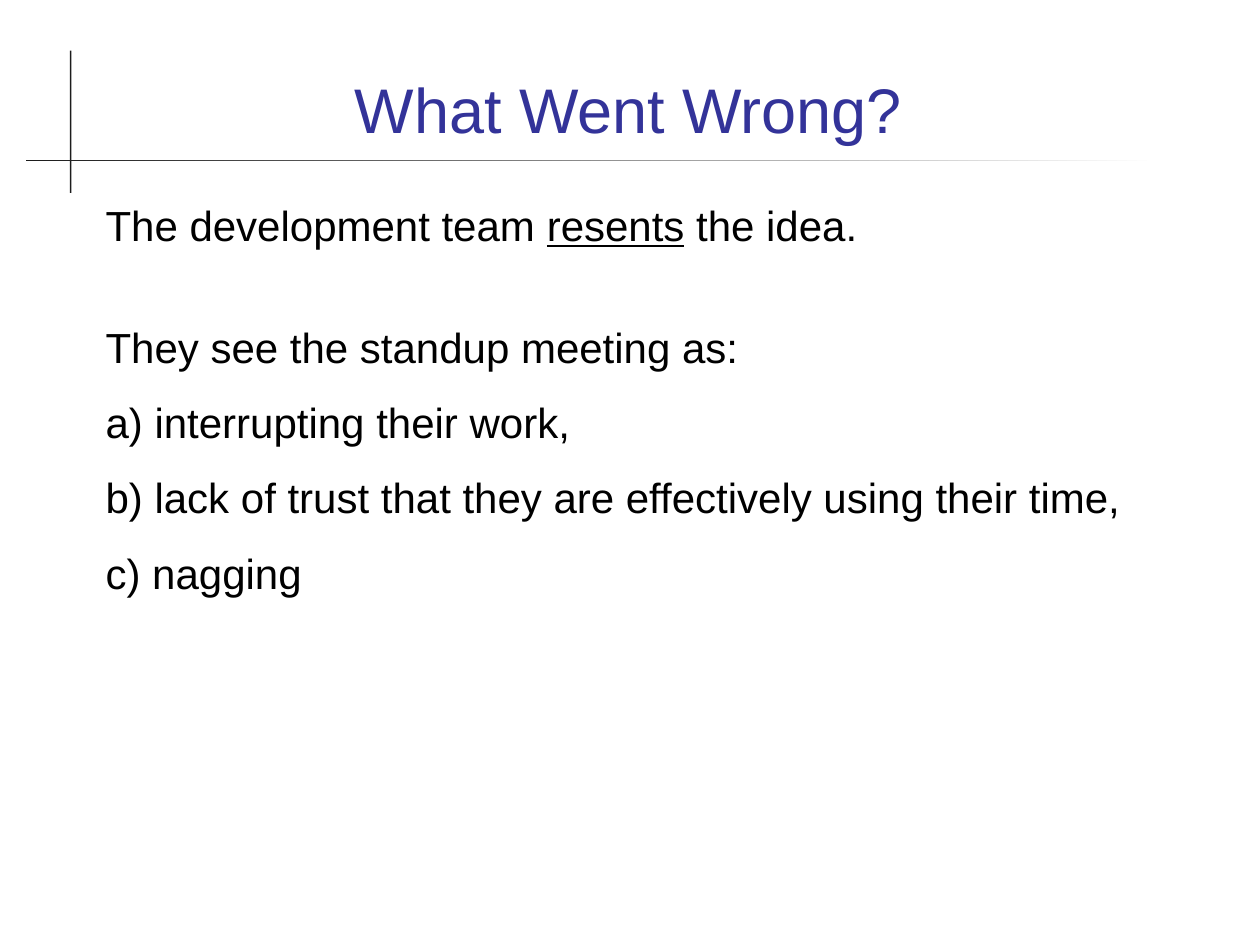
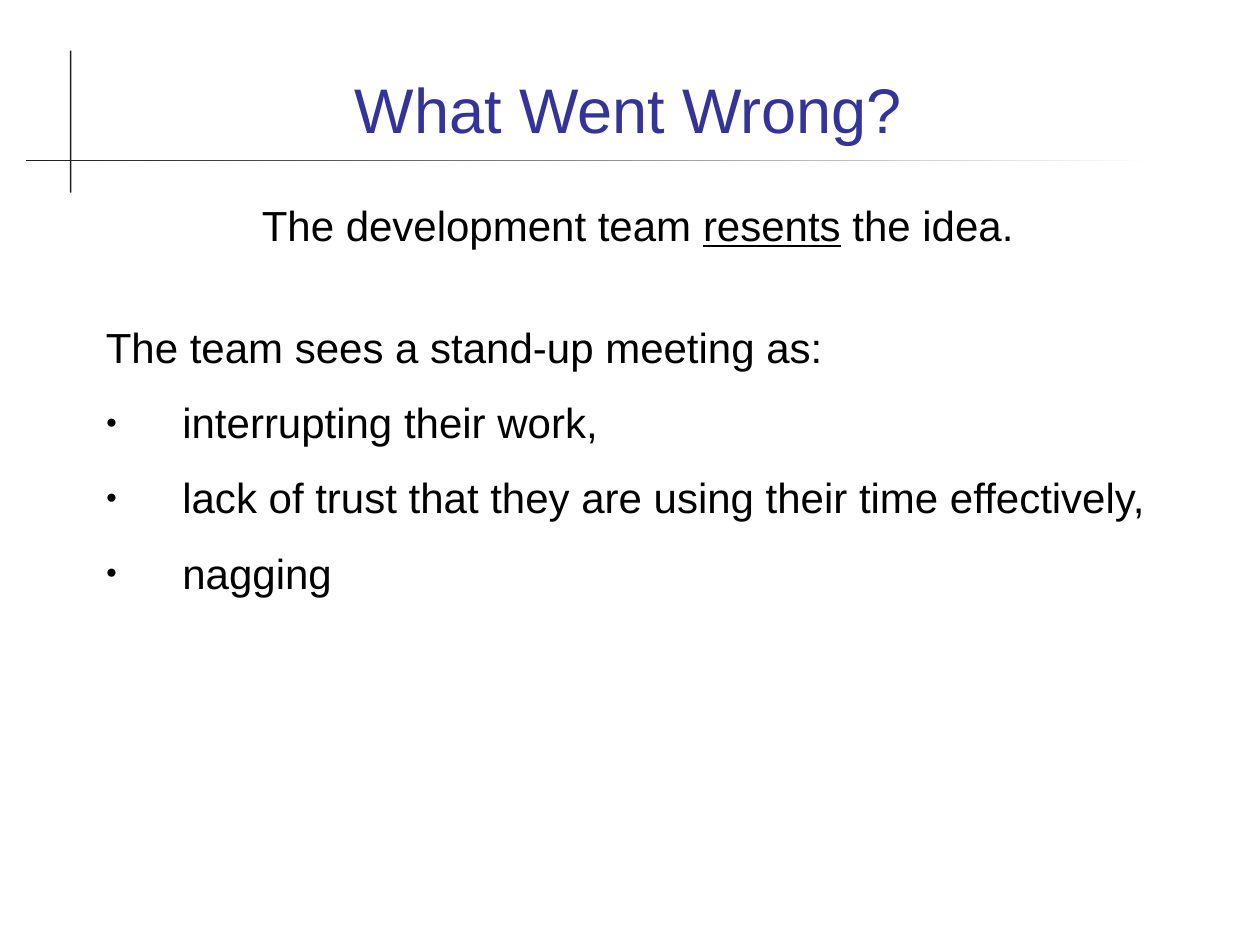
Before and after one commit to cpske/ISP, a slide deck: slide 8 of agile/Agile.ppt (slide 7 before the commit). Drawn at 1260x945 pixels with LibreOffice and Linux fonts; fonts in the diff are those of the drawing. Boxes give left, top, right and bottom in pixels: in the first picture for what was removed or moved away, otherwise in the second. Text is boxed around its words. In the diff, an @@ line names an element or a change of style, - is before the commit and + after.

```diff
--- a/agile/Agile.ppt
+++ b/agile/Agile.ppt
@@ text at [262,210,1013,249]: alignment left to centre @@
@@ text at [106,332,1144,597]: text changed @@
-They see the standup meeting as:
-a) interrupting their work,
-b) lack of trust that they are effectively using their time,
-c) nagging
+The team sees a stand-up meeting as:
+● interrupting their work,
+● lack of trust that they are using their time effectively,
+● nagging
```
Also in this commit, not shown: 7 other slides changed, 1 slide added, 1 slide removed, 8 other files.
